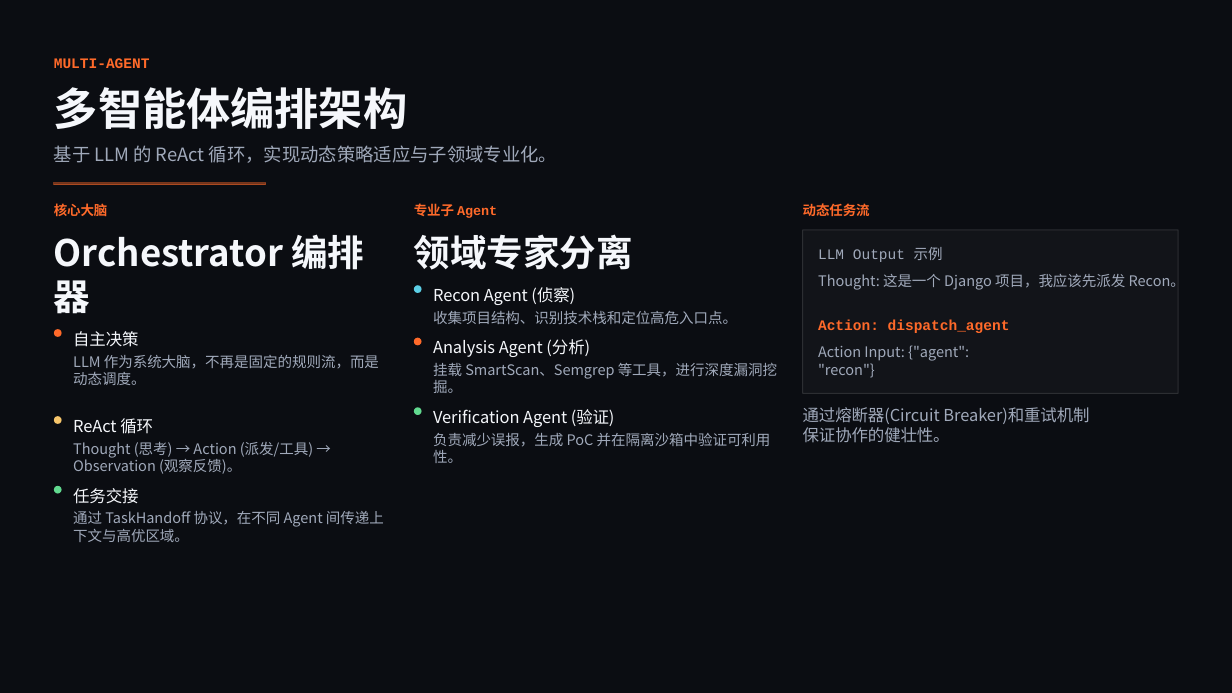
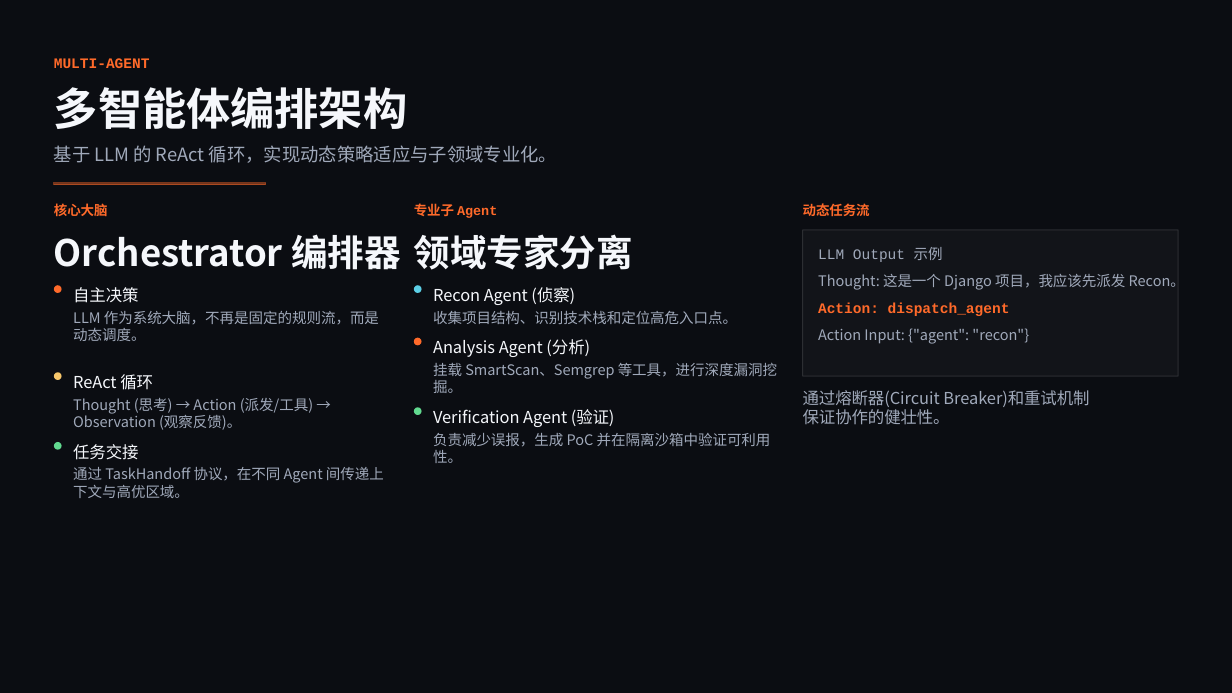
Before and after one commit to zrqg-znb/Focus_Admin, a slide deck: slide 5 of tmp/presentations/deepaudit-report/output/output.pptx. Drawn at 1232x693 pixels with LibreOffice and Linux fonts; fonts in the diff are those of the drawing. Boxes give left, top, right and bottom in pixels: in the first picture for what was removed or moved away, otherwise in the second. Text is boxed around its words. In the diff, an @@ line names an element or a change of style, - is before the commit and + after.

Commit message:
feat(agent): 添加工作区运行时元数据和日志配置优化
- 在 Agent 任务中新增 workspace_path、cache_repo 和 last_synced_at 字段
- 实现仓库运行时元数据的序列化和反序列化功能
- 优化日志配置，区分 server 和 worker 日志输出
- 更新仓库工作区准备逻辑，持久化运行时元数据
- 在前端界面显示工作区源信息和最后同步时间戳
- 改进演示文稿中的架构说明和实现方法描述
- 添加相关单元测试验证元数据序列化功能

```diff
--- a/tmp/presentations/deepaudit-report/output/output.pptx
+++ b/tmp/presentations/deepaudit-report/output/output.pptx
@@ text "Orchestrator 编排器" rewrapped from (x1=54, y1=234, x2=364, y2=314) to (x1=54, y1=234, x2=401, y2=270) @@
@@ rectangle resized from (x1=803, y1=230, x2=1178, y2=394) to (x1=803, y1=230, x2=1178, y2=376) @@
@@ text "Action: dispatch_agent" moved from (x1=818, y1=320, x2=1010, y2=333) to (x1=818, y1=302, x2=1010, y2=316) @@
@@ text "Action Input: {"agent": "recon"}" rewrapped from (x1=818, y1=345, x2=969, y2=378) to (x1=818, y1=328, x2=1029, y2=344) @@
@@ text "通过熔断器(Circuit Breaker)和重试机制保证协作的健壮性。" moved from (x1=803, y1=407, x2=1089, y2=443) to (x1=803, y1=390, x2=1089, y2=425) @@
@@ 6 texts, 3 ellipses moved together from (x1=54, y1=329, x2=384, y2=542) to (x1=54, y1=286, x2=384, y2=498) @@
```
Also in this commit, not shown: 11 other slides changed, 34 other files.
